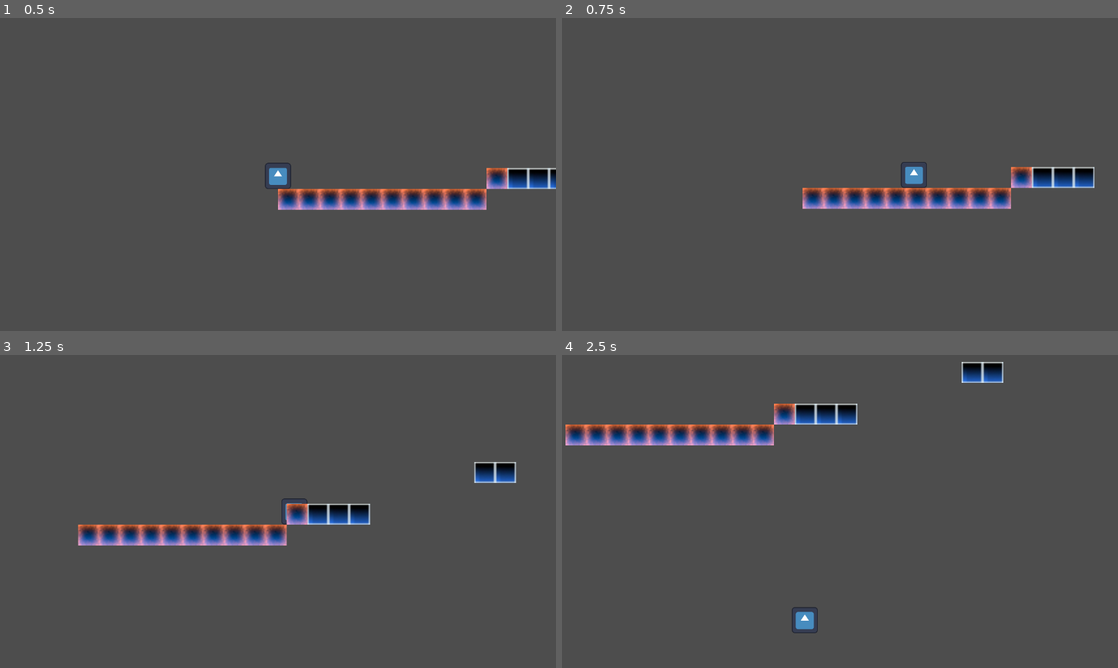
Above: before the commit, frames 1-4 (two rows, left to right).
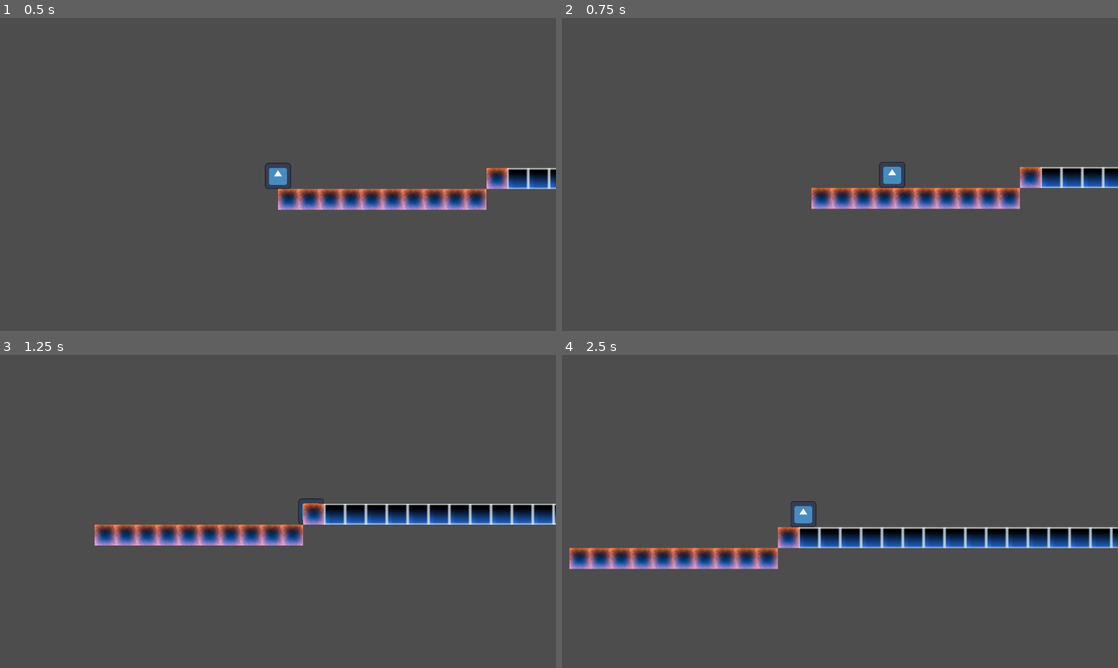
Above: after the commit, the same moments.

Repository: logan03109/second-jame-gam
Game: Godot game, scene res://scenes/Main.tscn
The game is run twice, just before and just after one commit, with the same random seed, the same clock (stepped at 60 frames per second) and the same inputs. The engine's default icon, where the game draws it, is replaced by a stand-in: a white triangle on a blue panel in a dark square.
Inputs:
- Up to frame 1 (0.5 s): no input
- Up to frame 2 (0.75 s): hold D (p1_right) from 0.53 s (still down); tap F (p1_dash) at 0.6 s
- Up to frame 3 (1.25 s): keep holding D (p1_right); tap W (p1_jump) at 0.77 s
- Up to frame 4 (2.5 s): tap / (p2_dash) at 1.35 s; tap W (p1_jump) at 1.52 s; release D (p1_right) at 2.03 s; hold A (p1_left) from 2.03 s (still down); tap Down (p2_down) at 2.1 s

Frame 1 is identical in both runs. In frame 2, 3.5% of the frame differs, in the area x 43-100%, y 46-62%; in frame 3, 5.4%; in frame 4, 11%, in the area x 0-100%, y 2-89%.

Commit message:
Decrease DEATH_Y for Players

Diff:
--- a/scenes/Main.tscn
+++ b/scenes/Main.tscn
@@ -2,6 +2,7 @@
 
 [ext_resource type="PackedScene" uid="uid://b03fh2hf2r74d" path="res://scenes/Player_1.tscn" id="1_elqb8"]
 [ext_resource type="Script" uid="uid://dk43w7nwvq0r7" path="res://scripts/main.gd" id="1_rvslj"]
+[ext_resource type="PackedScene" uid="uid://cmxphmyhw0cgv" path="res://scenes/chunk_1.tscn" id="2_rarhs"]
 [ext_resource type="PackedScene" uid="uid://j1etn6qdep6" path="res://scenes/chunk_2.tscn" id="3_c01mt"]
 [ext_resource type="PackedScene" uid="uid://b17if56muo26m" path="res://scenes/safe_chunk.tscn" id="3_vcsgt"]
 [ext_resource type="PackedScene" uid="uid://buevcx4p2sfko" path="res://scenes/chunk_3.tscn" id="4_nxtc6"]
@@ -10,7 +11,7 @@
 
 [node name="Node2D" type="Node2D" unique_id=1314541290]
 script = ExtResource("1_rvslj")
-chunk_scenes = Array[PackedScene]([ExtResource("5_jlsqs"), ExtResource("3_c01mt"), ExtResource("4_nxtc6"), ExtResource("5_jlsqs")])
+chunk_scenes = Array[PackedScene]([ExtResource("2_rarhs"), ExtResource("3_c01mt"), ExtResource("4_nxtc6"), ExtResource("5_jlsqs")])
 start_chunk = ExtResource("3_vcsgt")
 
 [node name="GameCamera" type="Camera2D" parent="." unique_id=982389235]
@@ -23,3 +24,8 @@
 position = Vector2(52, -38)
 
 [node name="Chunks" type="Node2D" parent="." unique_id=1445143187]
+
+[node name="DecayLine" type="Line2D" parent="." unique_id=43813036]
+points = PackedVector2Array(0, -10000, 0, 10000)
+width = 1000.0
+default_color = Color(0, 0, 0, 0.039215688)
--- a/scripts/main.gd
+++ b/scripts/main.gd
@@ -12,6 +12,7 @@
 @onready var player1         := $player_1
 @onready var player2         := $player_2
 @onready var chunk_container := $Chunks
+@onready var decay_line := $DecayLine
 
 var decay_wall_x        := -200.0
 var tile_decay          := {}
@@ -67,6 +68,9 @@
 		_spawn_chunk()
 	_apply_decay_to_tiles()
 	_update_camera()
+
+	# Update the visual line's X position to match your logic wall
+	decay_line.global_position.x = decay_wall_x - 1100
 
 func _spawn_specific_chunk(scene: PackedScene):
 	if scene == null:
--- a/scripts/player_1.gd
+++ b/scripts/player_1.gd
@@ -12,8 +12,8 @@
 const INIT_ACCEL = 4500.0
 const FRICTION = 2500.0
 const AIR_RESISTANCE = 500.0
-const DEATH_Y  := 800.0
-const DASH_SPEED := 600.0
+const DEATH_Y  := 300.0
+const DASH_SPEED := 400.0
 const DASH_DURATION := 0.15
 const DASH_COOLDOWN := 0.5
 
--- a/scripts/player_2.gd
+++ b/scripts/player_2.gd
@@ -12,7 +12,7 @@
 const INIT_ACCEL = 4500.0
 const FRICTION = 2500.0
 const AIR_RESISTANCE = 500.0
-const DEATH_Y  := 800.0
+const DEATH_Y  := 300.0
 const DASH_SPEED := 600.0
 const DASH_DURATION := 0.15
 const DASH_COOLDOWN := 0.5
